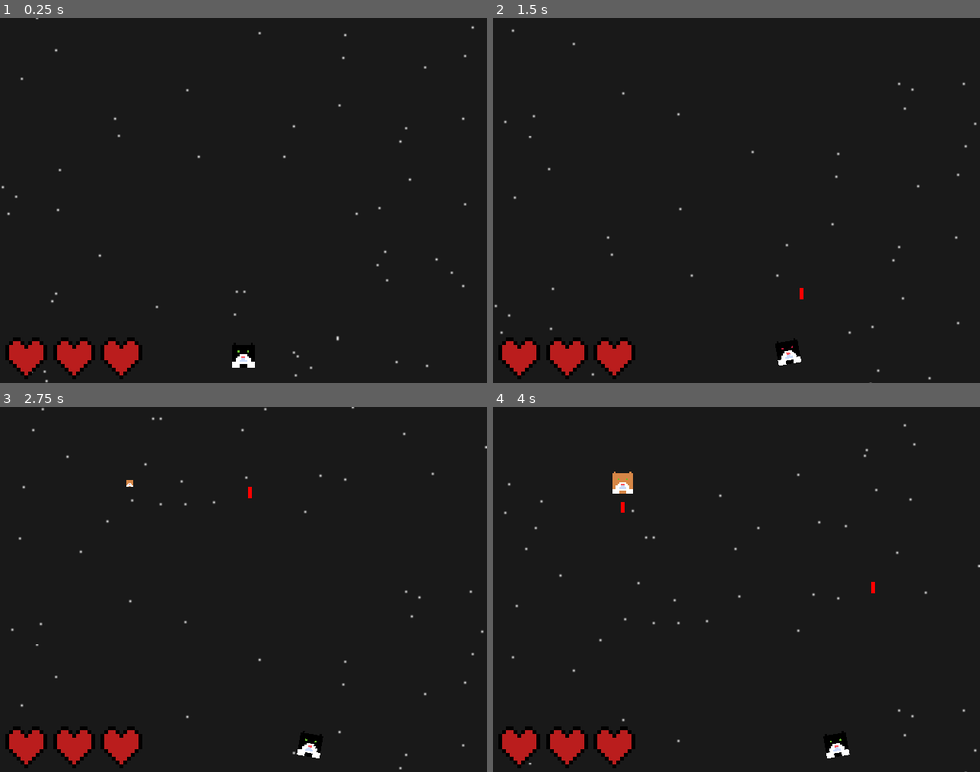
Above: before the commit, frames 1-4 (two rows, left to right).
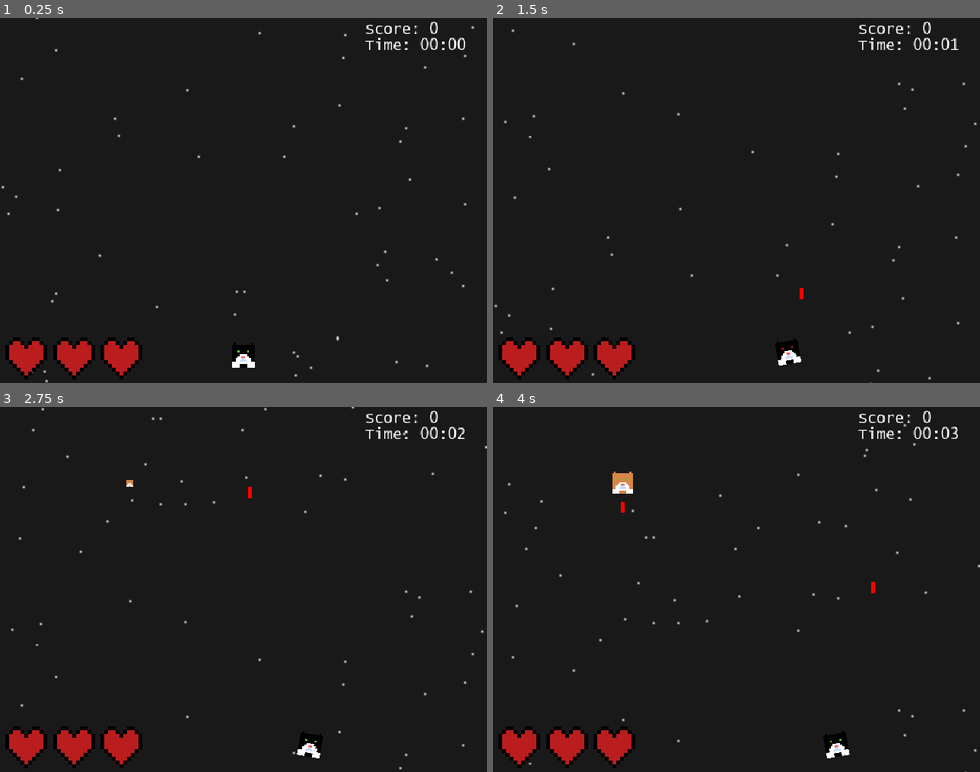
Above: after the commit, the same moments.

Repository: mrborghini/cat-game
Game: Godot game, scene res://scenes/main.tscn
Same seed, same stepped clock (60 frames per second), same inputs: the game is played once before the commit and once after it.
Inputs (mouse positions are in pixels of both pictures, inside the frame that each line leads up to):
- Up to frame 1 (0.25 s): no input
- Up to frame 2 (1.5 s): move the mouse to (561, 32) at 0.52 s; hold D (right) 0.53-1.28 s; click (561, 32) at 0.6 s; move the mouse to (639, 218) at 1.27 s; hold A (left) from 1.28 s (still down); click (639, 218) at 1.35 s
- Up to frame 3 (2.75 s): move the mouse to (292, 509) at 2.02 s; release A (left) at 2.03 s; hold D (right) from 2.03 s (still down); click (292, 509) at 2.1 s
- Up to frame 4 (4 s): move the mouse to (712, 662) at 2.77 s; click (712, 662) at 2.85 s; move the mouse to (882, 644) at 3.52 s; release D (right) at 3.53 s; hold A (left) from 3.53 s (still down); click (882, 644) at 3.6 s

The runs differ from the first frame. In frame 1, 0.4% of the frame differs, in the area x 75-96%, y 1-9%; in frame 2, 0.4%; in frame 3, 0.4%; in frame 4, 0.4%.

Commit message:
Added player scores and time

Diff:
--- a/project.godot
+++ b/project.godot
@@ -14,6 +14,10 @@
 run/main_scene="res://scenes/main.tscn"
 config/features=PackedStringArray("4.3", "GL Compatibility")
 config/icon="res://icon.svg"
+
+[autoload]
+
+PlayerScores="*res://scripts/player_scores.gd"
 
 [debug]
 
--- a/scenes/lose_screen.tscn
+++ b/scenes/lose_screen.tscn
@@ -39,7 +39,8 @@
 theme_override_font_sizes/normal_font_size = 10
 text = "A problem has been detected and Windows has been shut down to prevent damage to your computer.
 
-*** STOP: 0x0000007B (0xFFFFF880009A9928, 0xFFFFFFFFC0000034, 0x0000000000000000, 0x0000000000000000)
+*** SCORE: :score:
+(0xFFFFF880009A9928, 0xFFFFFFFFC0000034, 0x0000000000000000, 0x0000000000000000)
 
 INACCESSIBLE_BOOT_DEVICE
 
@@ -51,7 +52,8 @@
 
 Technical information:
 
-*** STOP: 0x0000007B (0xFFFFF880009A9928, 0xFFFFFFFFC0000034, 0x0000000000000000, 0x0000000000000000)
+*** :time:
+(0xFFFFF880009A9928, 0xFFFFFFFFC0000034, 0x0000000000000000, 0x0000000000000000)
 
 Collecting data for crash dump...
 Initializing disk for crash dump...
--- a/scenes/main.tscn
+++ b/scenes/main.tscn
@@ -9,6 +9,8 @@
 [ext_resource type="PackedScene" uid="uid://dfoc4fy3x0dho" path="res://scenes/hearts.tscn" id="7_n8ms2"]
 [ext_resource type="PackedScene" uid="uid://codwk21cgmbb" path="res://scenes/lose_screen.tscn" id="7_qgrfi"]
 [ext_resource type="FontFile" uid="uid://cfetcxoou3ucb" path="res://fonts/lucon.ttf" id="8_0mtpa"]
+[ext_resource type="Script" path="res://scripts/lose_screen.gd" id="8_p12cv"]
+[ext_resource type="Script" path="res://scripts/stats_label.gd" id="10_u2dqq"]
 
 [sub_resource type="RectangleShape2D" id="RectangleShape2D_i60oi"]
 size = Vector2(20, 193)
@@ -24,12 +26,11 @@
 zoom = Vector2(2.5, 2.5)
 script = ExtResource("3_21ks4")
 
-[node name="Player" parent="." node_paths=PackedStringArray("death_screen") instance=ExtResource("1_2werf")]
+[node name="Player" parent="." instance=ExtResource("1_2werf")]
 position = Vector2(0, 82)
 heart_sprite = ExtResource("7_n8ms2")
 heart_pos = Vector2(-115, 80)
 heart_margin = 25.0
-death_screen = NodePath("../Control/LoseScreen")
 health = 3
 
 [node name="Walls" type="StaticBody2D" parent="."]
@@ -61,15 +62,35 @@
 visible = false
 z_index = 1
 layout_mode = 1
+script = ExtResource("8_p12cv")
 
 [node name="FPS" type="RichTextLabel" parent="Control"]
+texture_filter = 1
 layout_mode = 0
 offset_left = 2.0
-offset_right = 669.0
-offset_bottom = 160.0
-scale = Vector2(0.105, 0.105)
+offset_right = 180.0
+offset_bottom = 40.0
+scale = Vector2(0.5, 0.5)
 theme_override_fonts/normal_font = ExtResource("8_0mtpa")
-theme_override_font_sizes/normal_font_size = 100
+theme_override_font_sizes/normal_font_size = 16
 text = "Fps:"
 script = ExtResource("6_frtvy")
 show_fps = false
+
+[node name="StatsLabel" type="RichTextLabel" parent="Control"]
+texture_filter = 1
+layout_mode = 1
+anchors_preset = 1
+anchor_left = 1.0
+anchor_right = 1.0
+offset_left = -64.0
+offset_top = 2.0
+offset_right = 64.0
+offset_bottom = 44.0
+grow_horizontal = 0
+scale = Vector2(0.5, 0.5)
+theme_override_fonts/normal_font = ExtResource("8_0mtpa")
+theme_override_font_sizes/normal_font_size = 16
+text = "score: 0
+Time: 0:00"
+script = ExtResource("10_u2dqq")
--- a/scripts/blue_screen.gd
+++ b/scripts/blue_screen.gd
@@ -6,6 +6,11 @@
 var current_message: String
 var i: int = 0
 var current_time: float = 0
+var updated: bool = false
+
+func update_message() -> void:
+	current_message = current_message.replace(":score:", str(PlayerScores.score))
+	current_message = current_message.replace(":time:", str(PlayerScores.get_time_string().to_upper()))
 
 func _ready() -> void:
 	current_message = self.text
@@ -14,6 +19,10 @@
 func _process(delta: float) -> void:
 	if not get_parent().visible:
 		return
+
+	if not updated:
+		update_message()
+		updated = true
 
 	current_time += delta
 	if current_time < letters_delay_ms / 1000:
--- a/scripts/entity.gd
+++ b/scripts/entity.gd
@@ -24,6 +24,7 @@
 
 func handle_health() -> void:
 	if health <= 0:
+		PlayerScores.score += 1
 		queue_free()
 
 func handle_movement() -> void:
--- /dev/null
+++ b/scripts/lose_screen.gd
@@ -0,0 +1,4 @@
+extends Control
+
+func _process(_delta: float) -> void:
+	self.visible = PlayerScores.game_over
--- a/scripts/player.gd
+++ b/scripts/player.gd
@@ -4,7 +4,6 @@
 @export var heart_sprite: PackedScene
 @export var heart_pos: Vector2 = Vector2(-20, 20)
 @export var heart_margin: float = 5
-@export var death_screen: Control
 
 var hearts: Array[AnimatedSprite2D] = []
 var hearts_setup: bool = false
@@ -32,11 +31,7 @@
 		push_error("No projectile has been set")
 		assert(false, "No projectile has been set")
 
-	if !death_screen:
-		push_error("No death_screen has been set")
-		assert(false, "No death_screen has been set")
 	self.last_health = self.health
-	death_screen.visible = false
 
 func handle_controls() -> void:
 	if Input.is_action_pressed("left"):
@@ -59,7 +54,7 @@
 
 	print("Took damage")
 	if heart_index <= 0:
-		death_screen.visible = true
+		PlayerScores.game_over = true
 		queue_free()
 
 	last_health = self.health
--- /dev/null
+++ b/scripts/player_scores.gd
@@ -0,0 +1,12 @@
+extends Node
+class_name Scores
+
+var score_time: float = 0
+var score: int = 0
+var game_over: bool = false
+
+func get_time_string() -> String:
+    var total_seconds: int = int(score_time)
+    var player_score_minutes: int = floor(total_seconds / 60.0)
+    var player_score_seconds: int = total_seconds % 60
+    return "Time: %02d:%02d" % [player_score_minutes, player_score_seconds]
--- /dev/null
+++ b/scripts/stats_label.gd
@@ -0,0 +1,10 @@
+extends RichTextLabel
+
+func _process(delta: float) -> void:
+	PlayerScores.score_time += delta
+
+	# Format the score and time strings
+	var score_string: String = "Score: %d\n" % PlayerScores.score
+
+	# Update the display
+	self.text = score_string + PlayerScores.get_time_string()
Not shown: 1 places in scenes/main.tscn that only renumber resources
